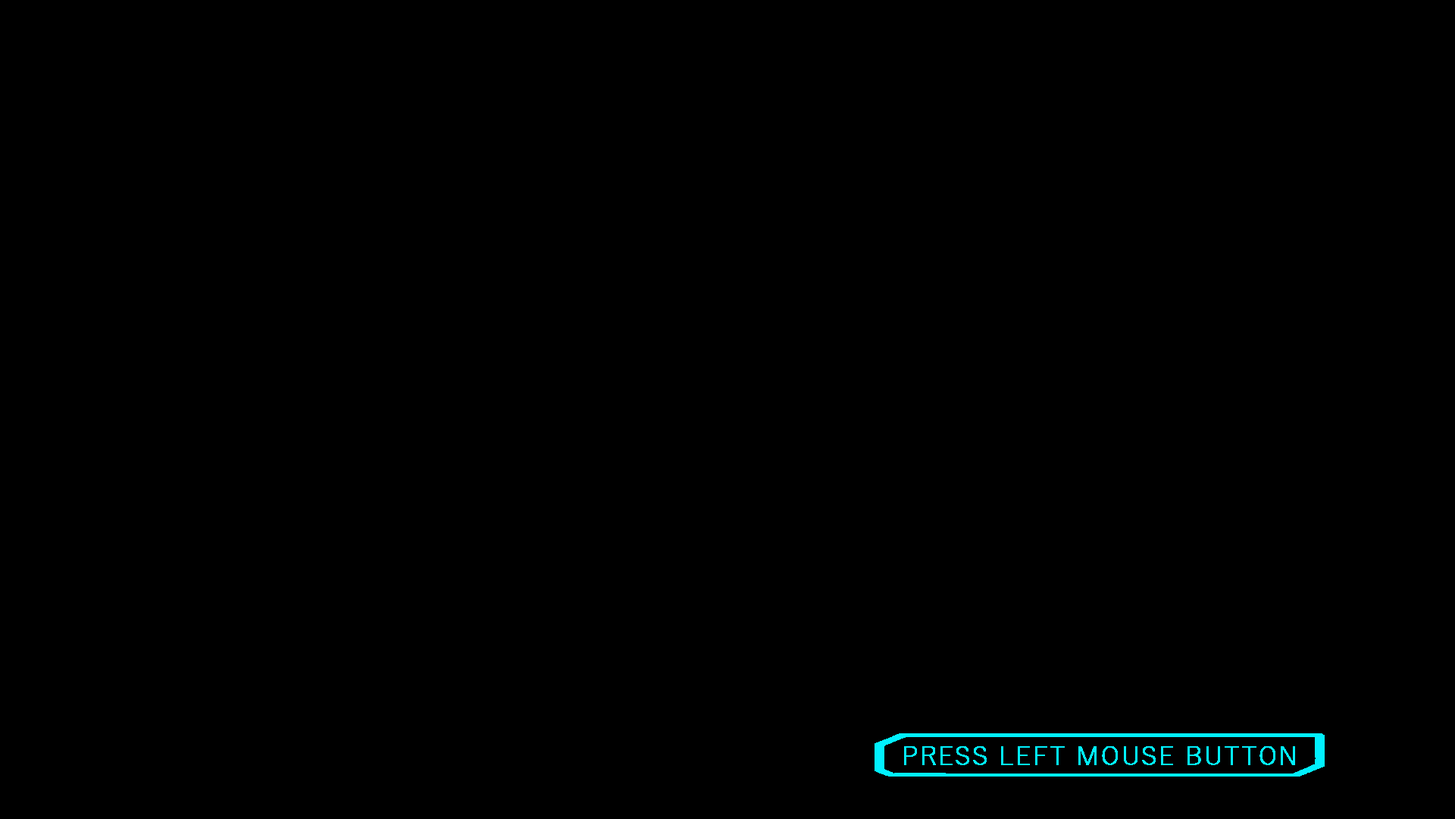
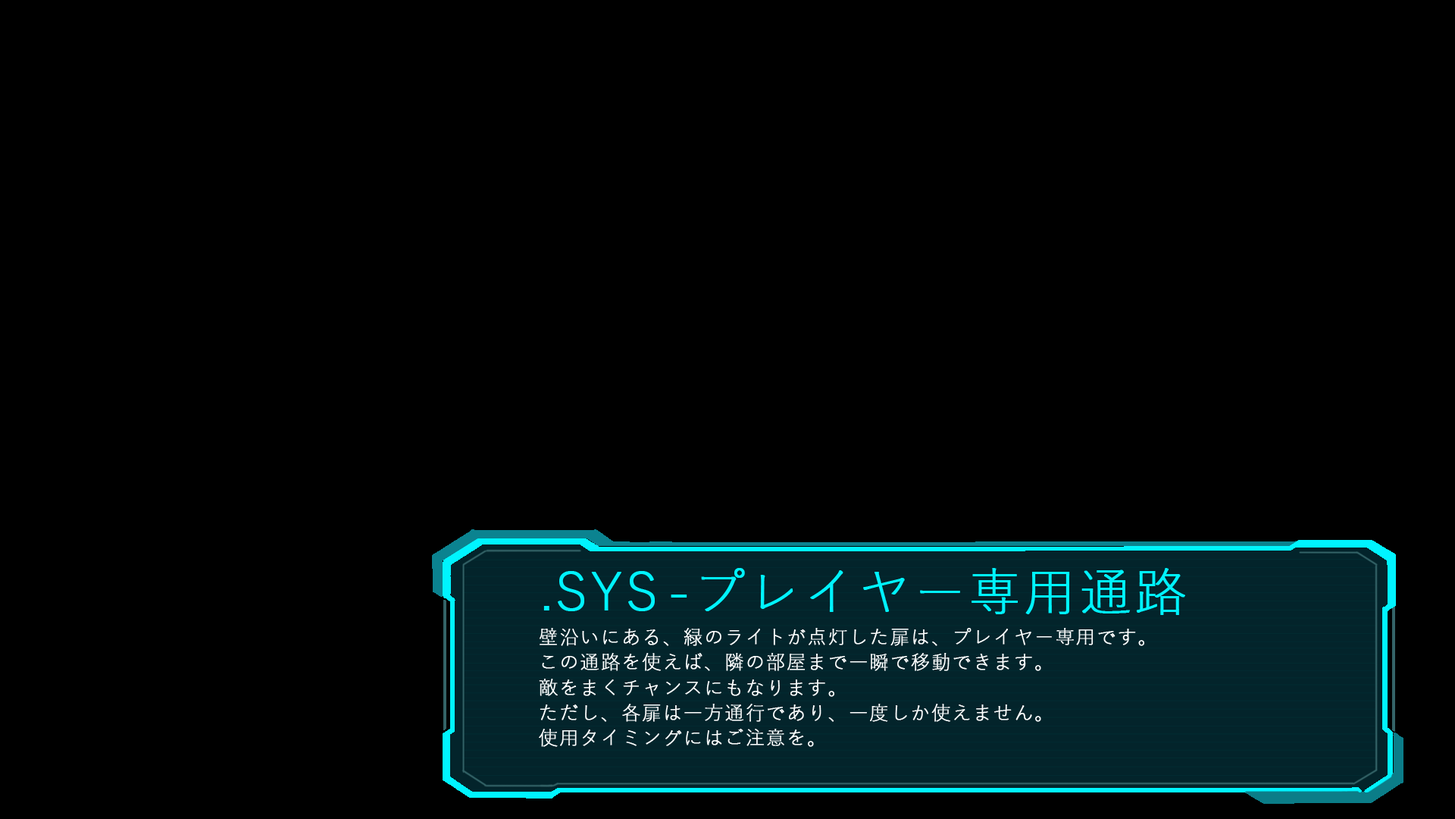
Comparing the layer stacks of the two 1455px x 819px images. Changes:
hid group "ページ送り表示" (2 layers) over [874, 732, 1325, 777]
showed group "プレイヤー専用通路" (3 layers) over [538, 567, 1186, 747]
showed group "背景" (7 layers) over [432, 529, 1404, 804]
